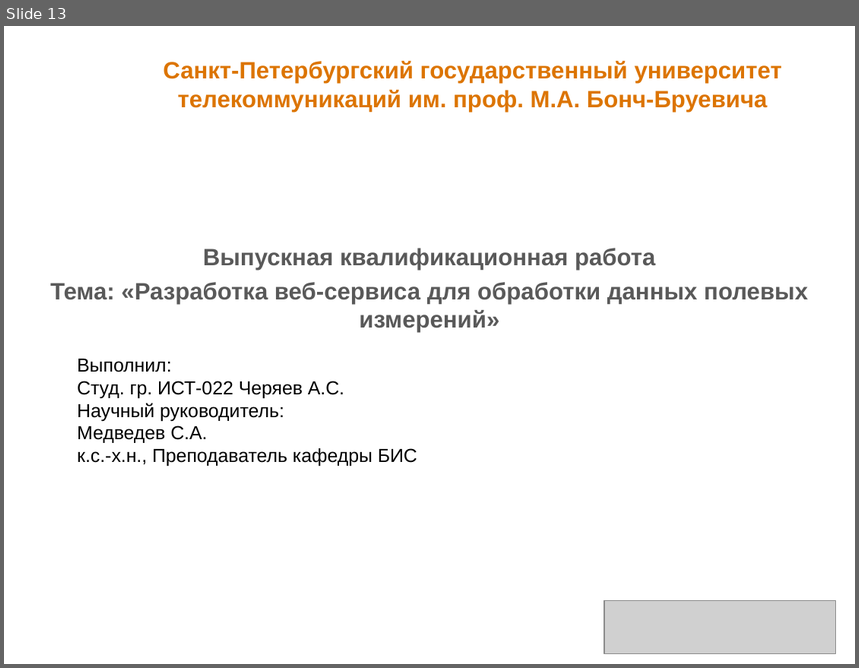
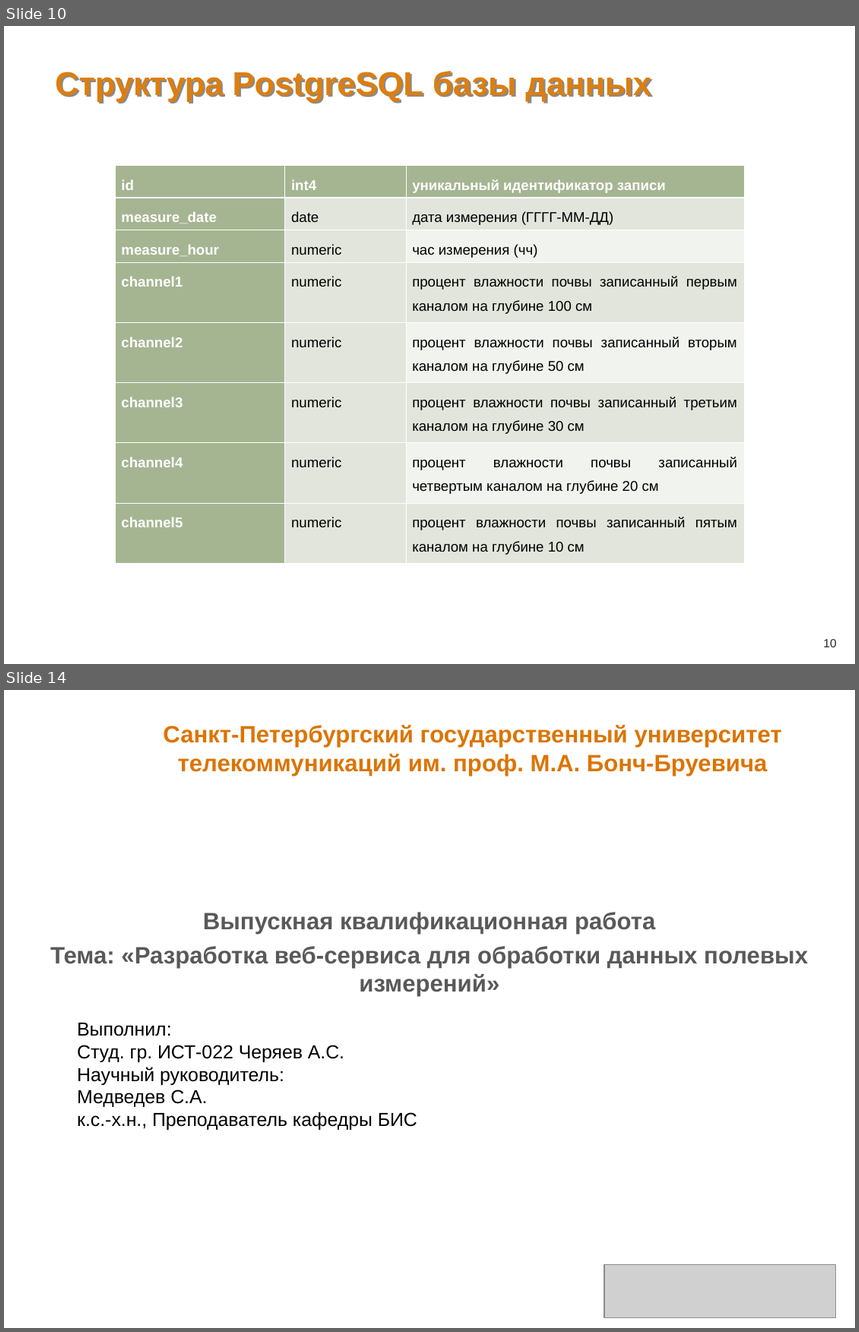
Before and after one commit to kradunches/ari-metiostation, a slide deck: doc/Презентация.ppt. Shown one above the other, each under a label of ours: slide 13 before the commit, slides 10 and 14 after it; the slides between them are not shown. The pictures are 859x668 and 859x1332 pixels, drawn with LibreOffice and Linux fonts; fonts in the diff are those of the drawing; grey boxes stand for pictures; background and template pictures are left out. Boxes give left, top, right and bottom in pixels: in the first picture for what was removed or moved away, otherwise in the second. Text is boxed around its words. In the diff, an @@ line names an element or a change of style, - is before the commit and + after.

```diff
--- a/doc/Презентация.ppt
+++ b/doc/Презентация.ppt
@@ slide 10 added at [4, 26, 855, 664], background picture (left out) @@
@@ title added at [55, 71, 652, 102], 28 pt, text #DD7E0E, bold @@
+Структура PostgreSQL базы данных
@@ table added at [115, 166, 743, 558], 8 rows, 3 columns @@
+id | int4 | уникальный идентификатор записи
+measure_date | date | дата измерения (ГГГГ-ММ-ДД)
+measure_hour | numeric | час измерения (чч)
+channel1 | numeric | процент влажности почвы записанный первым каналом на глубине 100 см
+channel2 | numeric | процент влажности почвы записанный вторым каналом на глубине 50 см
+channel3 | numeric | процент влажности почвы записанный третьим каналом на глубине 30 см
+channel4 | numeric | процент влажности почвы записанный четвертым каналом на глубине 20 см
+channel5 | numeric | процент влажности почвы записанный пятым каналом на глубине 10 см
@@ page number added at [823, 639, 836, 648], 10 pt, text #262626 @@
+10
@@ what was slide 13 is now slide 14 @@
```
Also in this commit, not shown: 6 slides changed, 1 other slide added, 1 slide removed, 4 other files.
